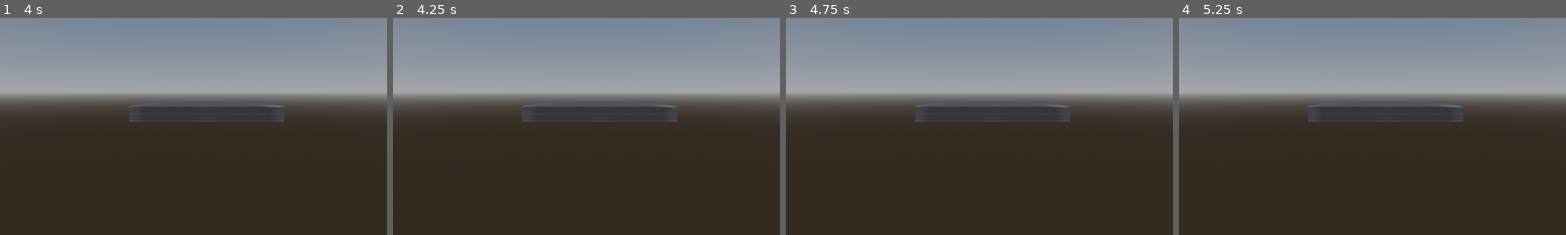
Above: before the commit, frames 1-4 (left to right).
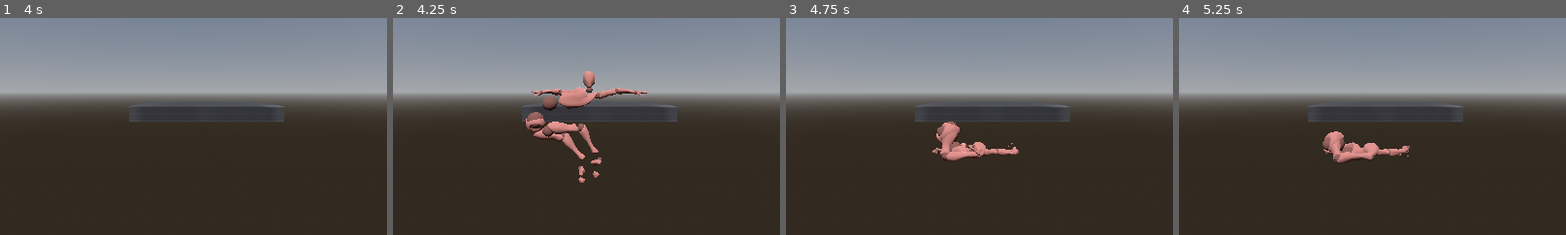
Above: after the commit, the same moments.

Repository: SentientDragon5/Godot-Ragdoll-Test
Game: Godot game, scene res://scenes/main.tscn
The game is run twice, just before and just after one commit, with the same random seed, the same clock (stepped at 60 frames per second) and the same inputs.
Inputs:
- Up to frame 1 (4 s): tap Enter (ui_accept) at 0.5, 0.77, 1.52, 2, 2.75, 3.02, 3.5, 3.77 s; hold Right (ui_right) 0.53-1.28 s; hold Down (ui_down) 1.28-2.03 s; hold Right (ui_right) 2.03-2.78 s; hold Up (ui_up) 2.78-3.53 s; hold Left (ui_left) from 3.53 s (still down)
- Up to frame 2 (4.25 s): keep holding Left (ui_left); tap Escape (ui_cancel) at 4.15 s
- Up to frame 3 (4.75 s): keep holding Left (ui_left); tap Enter (ui_accept) at 4.52 s
- Up to frame 4 (5.25 s): release Left (ui_left) at 5.03 s; hold Down (ui_down) from 5.03 s (still down)
The pictures show only the part of the screen within x 25-75%, y 33-83%; the shares and areas given below are measured in that part.

Frame 1 is identical in both runs. In frame 2, 3.0% of the frame differs, in the area x 34-66%, y 24-76%; in frame 3, 1.5%; in frame 4, 1.4%.

Commit message:
toggle ragdoll

Diff:
--- a/scenes/character.gd
+++ b/scenes/character.gd
@@ -8,6 +8,7 @@
 @onready var col: CollisionShape3D = $CollisionShape3D
 @onready var anim: AnimationPlayer = $"X Bot/AnimationPlayer"
 @onready var skeleton_3d: Skeleton3D = $"X Bot/Skeleton3D"
+@onready var hips: PhysicalBone3D = $"X Bot/Skeleton3D/PhysicalBoneSimulator3D/Physical Bone mixamorig_Hips"
 
 
 func _ready() -> void:
@@ -15,20 +16,22 @@
 
 func _unhandled_input(_event: InputEvent) -> void:
 	if Input.is_action_just_pressed("ui_cancel"):
-		if not ragdoll.active:
-			ragdoll.active = true
-			col.disabled = true
-			anim.active = false
-			skeleton_3d.top_level = true
-			ragdoll.physical_bones_start_simulation()
-		else:
-			global_position = skeleton_3d.global_position
-			skeleton_3d.top_level = false
-			skeleton_3d.position = Vector3.ZERO
-			ragdoll.active = false
-			col.disabled = false
-			anim.active = true
-			ragdoll.physical_bones_stop_simulation()
+		set_ragdoll(not ragdoll.active, Vector3.LEFT * 50)
+
+func set_ragdoll(enabled : bool, impulse : Vector3 = Vector3.ZERO):
+	if enabled == ragdoll.active:
+		return
+	global_position = skeleton_3d.global_position
+	skeleton_3d.top_level = enabled
+	skeleton_3d.position = Vector3.ZERO
+	ragdoll.active = enabled
+	col.disabled = enabled
+	anim.active = not enabled
+	if enabled:
+		ragdoll.physical_bones_start_simulation()
+		hips.apply_central_impulse(impulse)
+	else:
+		ragdoll.physical_bones_stop_simulation()
 
 func _physics_process(delta: float) -> void:
 	# Add the gravity.
